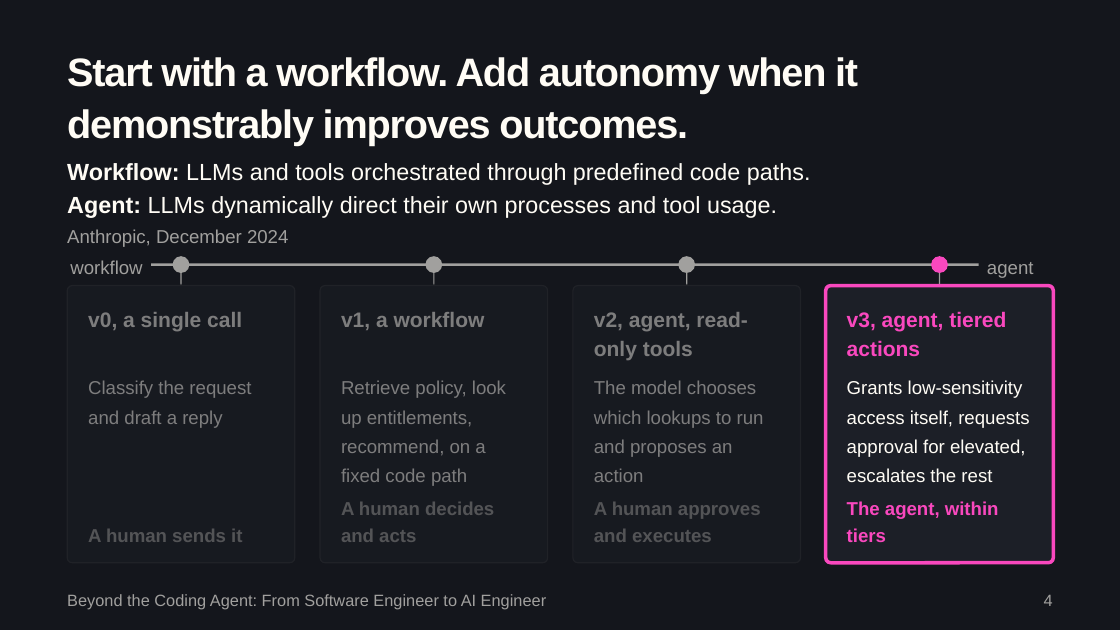
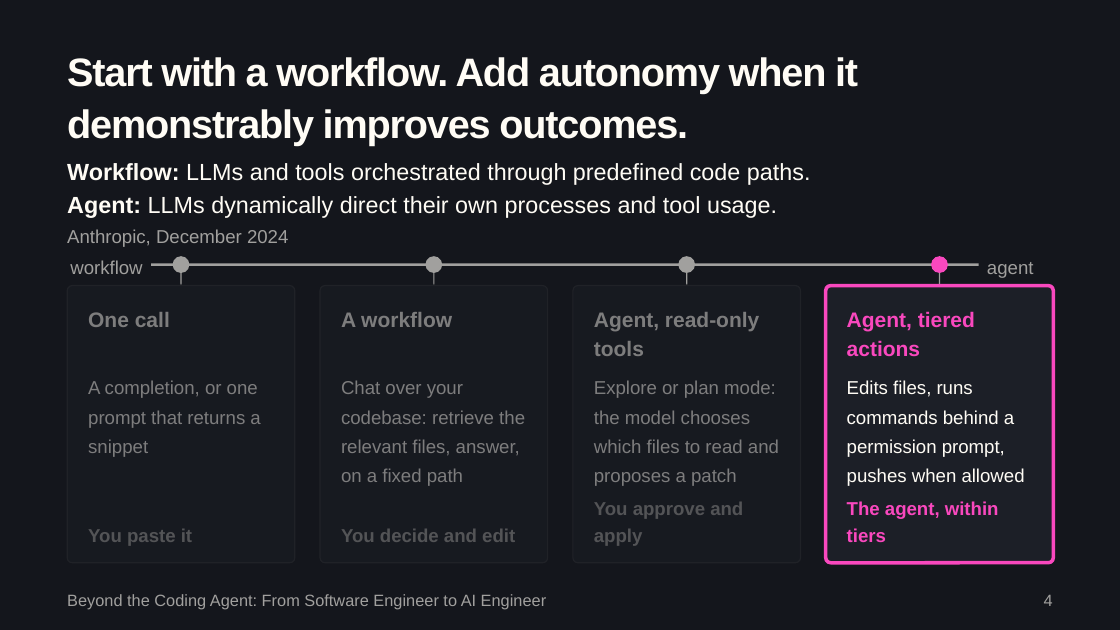
Before and after one commit to sequenzia/beyond-the-coding-agent-v0, a slide deck: slide 5 of deck/beyond-the-coding-agent.pptx. Drawn at 1120x630 pixels with LibreOffice and Linux fonts; fonts in the diff are those of the drawing. Boxes give left, top, right and bottom in pixels: in the first picture for what was removed or moved away, otherwise in the second. Text is boxed around its words. In the diff, an @@ line names an element or a change of style, - is before the commit and + after.

```diff
--- a/deck/beyond-the-coding-agent.pptx
+++ b/deck/beyond-the-coding-agent.pptx
@@ text at [88, 312, 170, 327]: text changed @@
-v0, a single call
+One call
@@ text at [341, 312, 452, 327]: text changed @@
-v1, a workflow
+A workflow
@@ text at [594, 312, 759, 356]: text changed @@
-v2, agent, read-only tools
+Agent, read-only tools
@@ text at [847, 311, 975, 356]: text changed @@
-v3, agent, tiered actions
+Agent, tiered actions
@@ text at [88, 380, 260, 457]: text changed @@
-Classify the request and draft a reply
+A completion, or one prompt that returns a snippet
@@ text at [341, 380, 525, 486]: text changed @@
-Retrieve policy, look up entitlements, recommend, on a fixed code path
+Chat over your codebase: retrieve the relevant files, answer, on a fixed path
@@ text at [594, 380, 779, 486]: text changed @@
-The model chooses which lookups to run and proposes an action
+Explore or plan mode: the model chooses which files to read and proposes a patch
@@ text at [847, 380, 1025, 486]: text changed @@
-Grants low-sensitivity access itself, requests approval for elevated, escalates the rest
+Edits files, runs commands behind a permission prompt, pushes when allowed
@@ text at [594, 502, 743, 546]: text changed @@
-A human approves and executes
+You approve and apply
@@ text at [88, 529, 192, 546]: text changed @@
-A human sends it
+You paste it
@@ text at [341, 529, 515, 542]: text changed @@
-A human decides and acts
+You decide and edit
```
Also in this commit, not shown: 4 other slides changed, 1 slide added, 1 slide removed, 13 other files.
